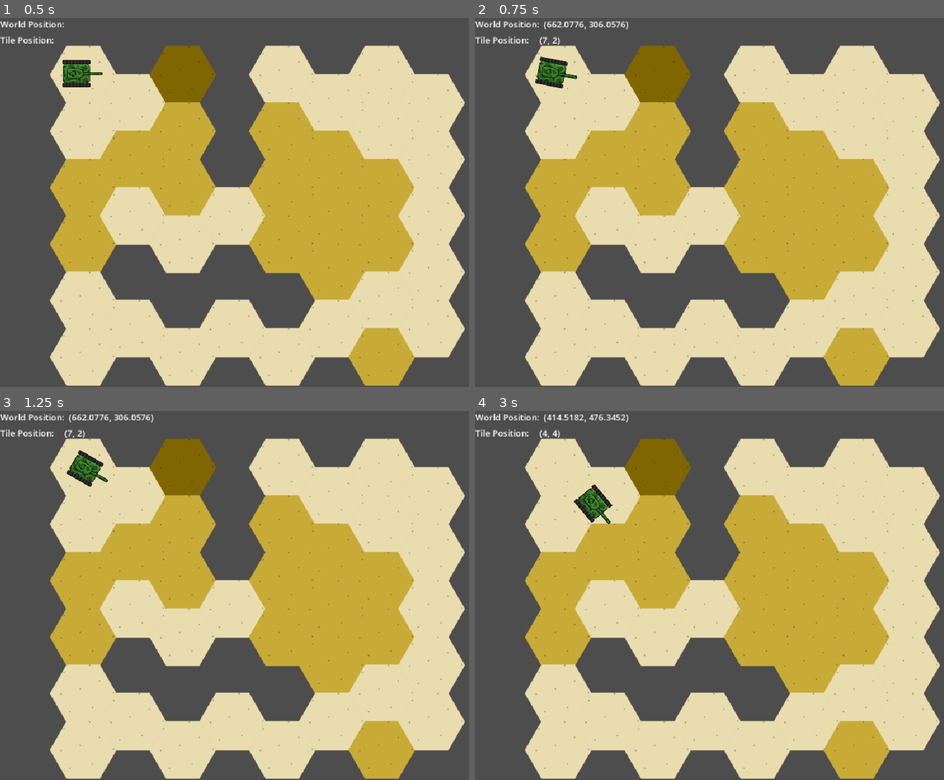
Above: before the commit, frames 1-4 (two rows, left to right).
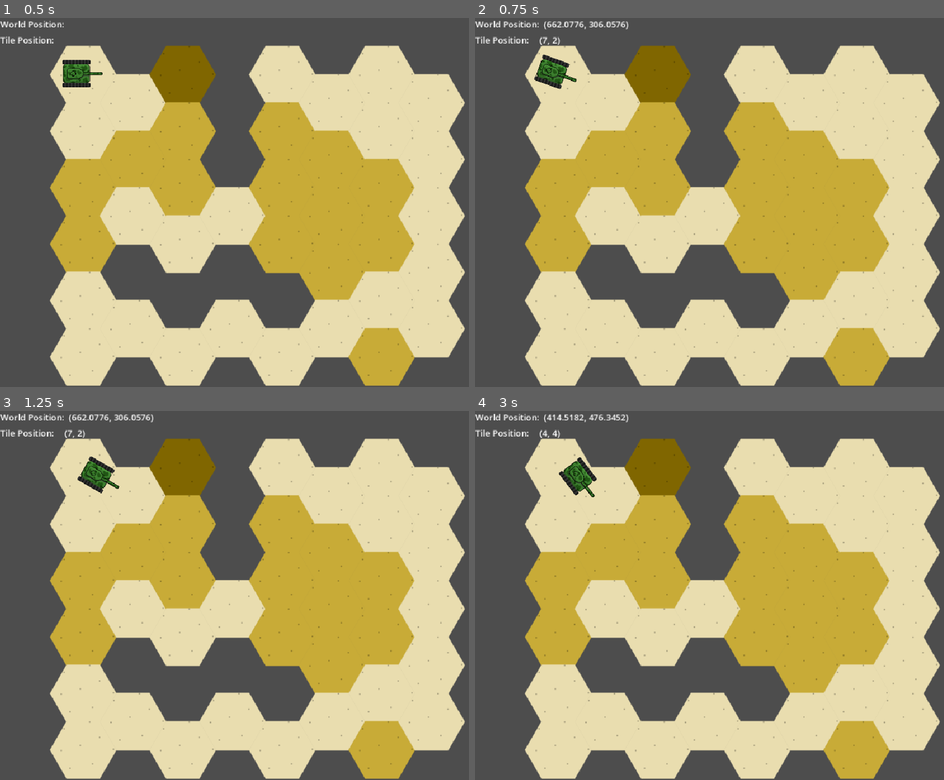
Above: after the commit, the same moments.

Repository: jozsi264/war-of-tanks
Game: Godot game, scene res://scenes/world.tscn
Same seed, same stepped clock (60 frames per second), same inputs: the game is played once before the commit and once after it.
Inputs (mouse positions are in pixels of both pictures, inside the frame that each line leads up to):
- Up to frame 1 (0.5 s): no input
- Up to frame 2 (0.75 s): tap Enter at 0.5 s; move the mouse to (836, 184) at 0.52 s; press the mouse at (836, 184) at 0.53 s
- Up to frame 3 (1.25 s): no input
- Up to frame 4 (3 s): move the mouse to (625, 613) at 1.27 s; release the mouse at (625, 613) at 1.28 s; click (625, 613) at 1.35 s; move the mouse to (775, 514) at 2.02 s; press the mouse at (775, 514) at 2.03 s; move the mouse to (700, 669) at 2.77 s; release the mouse at (700, 669) at 2.78 s; click (700, 669) at 2.85 s

Frame 1 is identical in both runs. In frame 2, 0.3% of the frame differs, in the area x 12-22%, y 9-20%; in frame 3, 0.5%; in frame 4, 0.9%, in the area x 17-30%, y 12-31%.

Commit message:
Trying to fix turning.

Diff:
--- a/project.godot
+++ b/project.godot
@@ -10,7 +10,7 @@
 
 [application]
 
-config/name="godot_2d-hex_nav_demo"
+config/name="War of Tanks"
 run/main_scene="res://scenes/world.tscn"
 config/features=PackedStringArray("4.4", "Forward Plus")
 config/icon="res://logo.png"
--- a/scenes/player.tscn
+++ b/scenes/player.tscn
@@ -5,6 +5,21 @@
 
 [sub_resource type="CircleShape2D" id="CircleShape2D_hpthj"]
 radius = 26.9968
+
+[sub_resource type="Animation" id="Animation_dqkch"]
+length = 0.001
+tracks/0/type = "value"
+tracks/0/imported = false
+tracks/0/enabled = true
+tracks/0/path = NodePath("Sprite2D:frame")
+tracks/0/interp = 1
+tracks/0/loop_wrap = true
+tracks/0/keys = {
+"times": PackedFloat32Array(0),
+"transitions": PackedFloat32Array(1),
+"update": 1,
+"values": [0]
+}
 
 [sub_resource type="Animation" id="Animation_qhqgy"]
 resource_name = "Tank_moves"
@@ -22,21 +37,6 @@
 "transitions": PackedFloat32Array(1, 1, 1, 1, 1),
 "update": 1,
 "values": [1, 2, 3, 4, 0]
-}
-
-[sub_resource type="Animation" id="Animation_dqkch"]
-length = 0.001
-tracks/0/type = "value"
-tracks/0/imported = false
-tracks/0/enabled = true
-tracks/0/path = NodePath("Sprite2D:frame")
-tracks/0/interp = 1
-tracks/0/loop_wrap = true
-tracks/0/keys = {
-"times": PackedFloat32Array(0),
-"transitions": PackedFloat32Array(1),
-"update": 1,
-"values": [0]
 }
 
 [sub_resource type="AnimationLibrary" id="AnimationLibrary_qlg0r"]
--- a/scripts/player.gd
+++ b/scripts/player.gd
@@ -1,3 +1,5 @@
+# TODO during movement disallow another click to set a new target
+
 extends CharacterBody2D
 
 const MOTION_SPEED = 80
@@ -14,7 +16,9 @@
 @onready var line_2d = $"../Line2D"
 
 var angle_to_player
+# If we are in the rotation state (turn between tiles) or moving to the next tile.
 var should_rotate = false
+var player_initial_view_angle = 0 # Because the tank looks left
 
 #var target = position
 #var target_pos_clicked
@@ -33,18 +37,15 @@
 	#print('target:', target)
 	#print('tile_map in Player:', tile_map.valid_cells)
 
-# 修改坐标后建立寻路列表
 func _input(event):
 	if event.is_action_pressed("left_click"):
 		var pos_dict = tile_map.position_check(get_global_mouse_position())
-		# 新任务清空
+
 		tile_path.clear()
 		world_path.clear()
 
-		# 目的地网格坐标和网格中心点坐标
 		var pos_clicked = pos_dict.get('pos_clicked')
 		var local_pos_center_position = pos_dict.get('local_pos_center_position')
-		# 寻路
 
 		if pos_clicked in tile_map.valid_cells and not tile_position == pos_clicked:
 			_animation_player.play("Tank_moves")
@@ -56,46 +57,92 @@
 
 			# keep both world and map position arrays in memory
 			tile_path = path_found
-			# 根据路径网格，找回全局坐标
+
 			for node in path_found:
 				var path_position = tile_map.map_to_local(node)
-				#print("路径：", path_position)
+
 				world_path.append(path_position)
 			# draw line
 			#line_2d.points = PackedVector2Array(world_path)
-			# remove first (current) position 移除当前坐标点
+			# remove first (current) position
 			tile_path.remove_at(0)
 			world_path.remove_at(0)
-			# get next position to move to 提出下一个位置的坐标点
+			# get next position to move to
 			tile_position = tile_path.pop_front()
 			target = world_path.pop_front()
 			should_rotate = true
 		else:
 			printerr("need move OR out of area!")
 
+func snap_to_fix_angle(angle):
+	var max_difference = 1
+	var swaps = [30, 90, 120, -150, -90, -30]
+
+	for swapped_angle in swaps:
+		if angle > swapped_angle - max_difference and angle < swapped_angle + max_difference:
+			angle = swapped_angle
+
+	return angle
+
 func _physics_process(delta):
 	if target:
 		if should_rotate:
-			print(should_rotate, ' ', rotation, ' ', angle_to_player)
+			var delta_sign  = 1
+			#print(
+				#'PRE',
+				#global_position,
+				#' ',
+				#(rotation * 180 / 3.14 if rotation is float else 0),
+				#' ',
+				#(angle_to_player * 180 / 3.14 if angle_to_player is float else 0)
+			#)
+			#print('GP', global_position, global_position.direction_to(target), )
 
-			angle_to_player = global_position.direction_to(target).angle()
-			rotation = move_toward(rotation, angle_to_player, delta)
+			#150 -> -90
+			#-150 -> 150
+			#90 -> -150
+			#-150 -> 90
+			#-90 -> 150
 
-			if angle_to_player == rotation:
+			angle_to_player = snap_to_fix_angle(
+				rad_to_deg(
+					global_position.direction_to(target).angle()
+				)
+			)
+
+			# FIXME
+			#if player_initial_view_angle == 150 and angle_to_player == -90:
+				#angle_to_player = 150 + 60
+
+			rotation_degrees = move_toward(rotation_degrees, angle_to_player, delta_sign * delta * 100)
+
+			print(
+				'POST',
+				should_rotate,
+				' ',
+				rotation_degrees,
+				' ',
+				angle_to_player
+			)
+
+			if snap_to_fix_angle(angle_to_player) == snap_to_fix_angle(rotation_degrees):
 				print("rotation stops")
 				should_rotate = false
 		else:
-			#print("moving", Time.get_ticks_msec())
+			rotation_degrees = snap_to_fix_angle(rotation_degrees)
+			player_initial_view_angle = rotation_degrees
 
 			velocity = position.direction_to(target) * speed
 			#look_at(target)
-			if position.distance_to(target) > 5:
+			if position.distance_to(target) > 1:
 				move_and_slide()
 			else:
+				set_position(target)
+
 				# we've reached current destination, get the next one (if any left)
 				if tile_path.size() > 0:
 					tile_position = tile_path.pop_front()
 					target = world_path.pop_front()
-					should_rotate = true
+					should_rotate = true # TODO what if we need to go straight to the next tile.
 				else:
 					_animation_player.stop()
--- a/scripts/world.gd
+++ b/scripts/world.gd
@@ -1,16 +1,14 @@
-extends Node2D # 挂在根节点上
+extends Node2D
 
-# 全局 Transform2D * root坐标
+# Transform2D * root
 @onready var global_pos: Vector2 = global_transform * position
 @onready var global_rot: float = global_transform.x.angle()
-# 角度比较特殊，但我们可以通过获取全局变换的基向量i的旋转来获取其全局旋转
 @onready var global_scl: Vector2 = global_transform * scale
 
 var tile_map_pos
 
 func _ready():
-	print("root坐标", position)
-	#print("root网格坐标:", global_pos,", root旋转：",rad_to_deg(global_rot),", root缩放：",global_scl)
+	print("root", position)
 
 func _unhandled_input(event):
 	if event is InputEventMouse and event.is_action_pressed("left_click"):
@@ -18,12 +16,9 @@
 		#print('Camera2D:', $Camera2D.get_canvas_transform().affine_inverse())
 		#print('$Player:', $Player.get_canvas_transform().affine_inverse())
 		var event_transform = Transform2D().translated(event.position)
-		#print('系统transform:', event_transform)
+		#print('transform:', event_transform)
 
-		# 原有系统transform * 变换方向矩阵 = 目标系统transform
 		var grid_local_transform = event_transform * $Camera2D.get_canvas_transform().affine_inverse()
 		#print('tilemap_transform:', grid_local_transform)
 
-		# get_origin() 返回该变换的原点（平移）。获得目标系统的网格坐标
-		#print('$TileMap系统的网格坐标:', $TileMap.local_to_map(grid_local_transform.get_origin()))
 		tile_map_pos = $TileMap.local_to_map(grid_local_transform.get_origin())
Not shown, added: assets/icon.png.import
